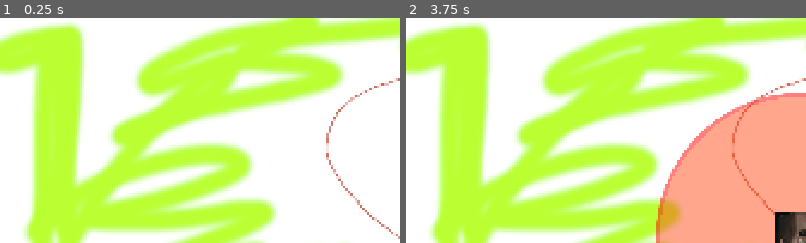
Above: before the commit, frames 1-2 (left to right).
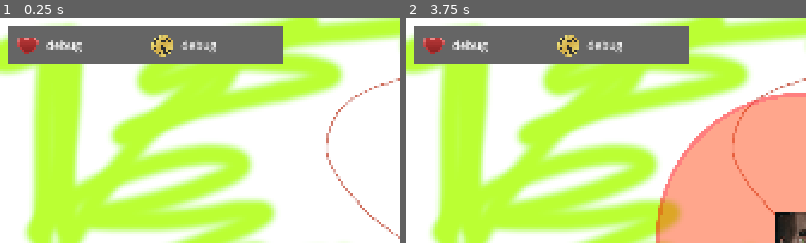
Above: after the commit, the same moments.

Repository: AstroFP/BrainRot-Tower-Defense
Game: Godot game, scene res://scenes/levels/test_level.tscn
The game is run twice, just before and just after one commit, with the same random seed, the same clock (stepped at 60 frames per second) and the same inputs.
Inputs (mouse positions are % of the whole screen's width and height, from its top left):
- Up to frame 1 (0.25 s): no input
- Up to frame 2 (3.75 s): click (99, 50) at 0.5 s; click (87, 17) at 1.27 s; click (87, 17) at 2.02 s; click (87, 17) at 2.77 s; tap Enter at 3.5 s; move the mouse to (72, 45) at 3.52 s; hold Space (play) from 3.53 s (still down); click (72, 45) at 3.67 s
The pictures show only the part of the screen within x 0-50%, y 0-50%; the shares and areas given below are measured in that part.

The runs differ from the first frame. In frame 1, 12% of the frame differs, in the area x 2-71%, y 3-21%; in frame 2, 12%.

Commit message:
feat: Add UI Manager script, Update UI setup in Game Manager, Add Resources panel to UI

Diff:
--- a/scenes/levels/test_level.tscn
+++ b/scenes/levels/test_level.tscn
@@ -1,10 +1,8 @@
-[gd_scene load_steps=10 format=3 uid="uid://bncs3ty5546u5"]
+[gd_scene load_steps=8 format=3 uid="uid://bncs3ty5546u5"]
 
 [ext_resource type="Texture2D" uid="uid://txfxh2a7blna" path="res://assets/sprites/TestBackgroundSprite.png" id="1_yautc"]
 [ext_resource type="Script" uid="uid://813n1uieffou" path="res://scripts/game_manager.gd" id="2_yautc"]
 [ext_resource type="Resource" uid="uid://cegu47iexc80f" path="res://resources/normal_difficulty.tres" id="3_48ne7"]
-[ext_resource type="PackedScene" uid="uid://dx21gmg74ok58" path="res://scenes/ui/ui.tscn" id="4_v45ci"]
-[ext_resource type="Script" uid="uid://b8mfeebciipi4" path="res://scripts/tower_placement_manager.gd" id="5_48ne7"]
 
 [sub_resource type="PlaceholderTexture2D" id="PlaceholderTexture2D_v45ci"]
 size = Vector2(1000, 1080)
@@ -73,10 +71,3 @@
 script = ExtResource("2_yautc")
 game_rules = ExtResource("3_48ne7")
 metadata/_custom_type_script = "uid://813n1uieffou"
-
-[node name="TowerPlacementManager" type="Node2D" parent="."]
-position = Vector2(1770, 0)
-script = ExtResource("5_48ne7")
-metadata/_custom_type_script = "uid://b8mfeebciipi4"
-
-[node name="UICanvas" parent="." instance=ExtResource("4_v45ci")]
--- /dev/null
+++ b/scenes/tower_placement_manager.tscn
@@ -0,0 +1,7 @@
+[gd_scene load_steps=2 format=3 uid="uid://brcndnt2jreue"]
+
+[ext_resource type="Script" uid="uid://b8mfeebciipi4" path="res://scripts/tower_placement_manager.gd" id="1_shcem"]
+
+[node name="TowerPlacementManager" type="Node2D"]
+script = ExtResource("1_shcem")
+metadata/_custom_type_script = "uid://b8mfeebciipi4"
--- a/scenes/ui/ui.tscn
+++ b/scenes/ui/ui.tscn
@@ -1,8 +1,12 @@
-[gd_scene load_steps=2 format=3 uid="uid://dx21gmg74ok58"]
+[gd_scene load_steps=5 format=3 uid="uid://dx21gmg74ok58"]
 
+[ext_resource type="Script" uid="uid://p704y804ilip" path="res://scripts/ui/ui_manager.gd" id="1_f5cxw"]
 [ext_resource type="Script" uid="uid://dp3vwacdwcwb4" path="res://scripts/buy_menu_manager.gd" id="1_u7n8c"]
+[ext_resource type="Texture2D" uid="uid://bg1rv6uagivq6" path="res://assets/sprites/ui/heart.png" id="3_g5kmx"]
+[ext_resource type="Texture2D" uid="uid://da73ihqbrou6y" path="res://assets/sprites/ui/rotcoin.png" id="4_0dwhk"]
 
 [node name="UICanvas" type="CanvasLayer"]
+script = ExtResource("1_f5cxw")
 
 [node name="UIContainer" type="AspectRatioContainer" parent="."]
 anchors_preset = 15
@@ -97,4 +101,68 @@
 size_flags_horizontal = 8
 theme_override_constants/separation = 10
 
+[node name="ResourcesPanel" type="MarginContainer" parent="UIContainer/UI"]
+custom_minimum_size = Vector2(700, 75)
+layout_mode = 1
+offset_right = 40.0
+offset_bottom = 40.0
+theme_override_constants/margin_left = 20
+theme_override_constants/margin_top = 20
+theme_override_constants/margin_right = 20
+theme_override_constants/margin_bottom = 20
+
+[node name="ResourcesPanelBg" type="ColorRect" parent="UIContainer/UI/ResourcesPanel"]
+layout_mode = 2
+color = Color(0.396889, 0.396889, 0.396889, 1)
+
+[node name="ResourcesPanelItems" type="HBoxContainer" parent="UIContainer/UI/ResourcesPanel"]
+layout_mode = 2
+
+[node name="HealthDisplayPanel" type="MarginContainer" parent="UIContainer/UI/ResourcesPanel/ResourcesPanelItems"]
+custom_minimum_size = Vector2(320, 0)
+layout_mode = 2
+theme_override_constants/margin_left = 20
+theme_override_constants/margin_top = 20
+theme_override_constants/margin_right = 20
+theme_override_constants/margin_bottom = 20
+
+[node name="HealthDisplayPanelItems" type="HBoxContainer" parent="UIContainer/UI/ResourcesPanel/ResourcesPanelItems/HealthDisplayPanel"]
+layout_mode = 2
+theme_override_constants/separation = 20
+
+[node name="HealthIcon" type="TextureRect" parent="UIContainer/UI/ResourcesPanel/ResourcesPanelItems/HealthDisplayPanel/HealthDisplayPanelItems"]
+custom_minimum_size = Vector2(50, 50)
+layout_mode = 2
+texture = ExtResource("3_g5kmx")
+expand_mode = 1
+stretch_mode = 5
+
+[node name="HealthCount" type="Label" parent="UIContainer/UI/ResourcesPanel/ResourcesPanelItems/HealthDisplayPanel/HealthDisplayPanelItems"]
+layout_mode = 2
+theme_override_font_sizes/font_size = 28
+text = "debug"
+
+[node name="MoneyDisplayPanel" type="MarginContainer" parent="UIContainer/UI/ResourcesPanel/ResourcesPanelItems"]
+custom_minimum_size = Vector2(320, 0)
+layout_mode = 2
+theme_override_constants/margin_left = 20
+theme_override_constants/margin_top = 20
+theme_override_constants/margin_right = 20
+theme_override_constants/margin_bottom = 20
+
+[node name="MoneyDisplayPanelItems" type="HBoxContainer" parent="UIContainer/UI/ResourcesPanel/ResourcesPanelItems/MoneyDisplayPanel"]
+layout_mode = 2
+theme_override_constants/separation = 20
+
+[node name="MoneyIcon" type="TextureRect" parent="UIContainer/UI/ResourcesPanel/ResourcesPanelItems/MoneyDisplayPanel/MoneyDisplayPanelItems"]
+custom_minimum_size = Vector2(50, 50)
+layout_mode = 2
+texture = ExtResource("4_0dwhk")
+expand_mode = 1
+
+[node name="MoneyCount" type="Label" parent="UIContainer/UI/ResourcesPanel/ResourcesPanelItems/MoneyDisplayPanel/MoneyDisplayPanelItems"]
+layout_mode = 2
+theme_override_font_sizes/font_size = 28
+text = "debug"
+
 [connection signal="pressed" from="UIContainer/UI/TowerBuyMenuWrapper/ToggleTowerBuyMenuBtn" to="UIContainer/UI/TowerBuyMenuWrapper" method="_on_toggle_tower_buy_menu_btn_pressed"]
--- a/scripts/game_manager.gd
+++ b/scripts/game_manager.gd
@@ -21,7 +21,13 @@
 
 var rng := RandomNumberGenerator.new()
 
-@onready var ui_canvas = $"../UICanvas"
+# ui
+var ui_scene = preload("res://scenes/ui/ui.tscn")
+var ui: UIManager
+
+# tower placement manager
+var tower_placement_manager_component = preload("res://scenes/tower_placement_manager.tscn")
+var tower_placement_manager : TowerPlacementManager
 
 func _ready():
 	for path in get_parent().get_children():
@@ -31,8 +37,10 @@
 	if paths.is_empty():
 		printerr("No paths set on the level!")
 
-	# give ui available towers
-	ui_canvas.find_child("TowerBuyMenuWrapper").towers = game_rules.available_towers
+	# setup the game level
+	setup_game_level()
+
+	#
 
 func _physics_process(_delta):
 	if current_wave <= max_waves:
@@ -51,7 +59,6 @@
 
 	if all_paths_empty && !wave_spawning_in_progress:
 		wave_in_progress = false
-
 
 
 func spawn_wave(wave_num):
@@ -86,3 +93,17 @@
 			patterns[len(patterns)-1].append([enemy_number,type])
 
 	return patterns
+
+func setup_ui():
+	ui = ui_scene.instantiate()
+	ui.find_child("TowerBuyMenuWrapper").towers = game_rules.available_towers
+	add_child(ui)
+
+func setup_tower_placement_manager():
+	tower_placement_manager = tower_placement_manager_component.instantiate()
+	tower_placement_manager.ui = ui
+	add_child(tower_placement_manager)
+
+func setup_game_level():
+	setup_ui()
+	setup_tower_placement_manager()
--- a/scripts/tower_placement_manager.gd
+++ b/scripts/tower_placement_manager.gd
@@ -1,7 +1,5 @@
 class_name TowerPlacementManager
 extends Node2D
-
-@onready var ui_canvas = $"../UICanvas"
 
 # parameters and flags for screen input
 var is_touching_inside_play_area := false
@@ -20,17 +18,22 @@
 var spawned_tower: Tower
 var is_tower_ready_to_spawn = false
 
+var screen_rect : Rect2
+
+var ui: UIManager
 var tower_buy_menu: MarginContainer
 var playable_area: MarginContainer
 var toggle_buy_menu_btn: Button
 
-var screen_rect : Rect2
+func _ready():
 
-func _ready():
-	tower_buy_menu = ui_canvas.find_child("TowerBuyMenu")
-	playable_area = ui_canvas.find_child("PlayableArea")
-	toggle_buy_menu_btn = ui_canvas.find_child("ToggleTowerBuyMenuBtn")
-	ui_canvas.find_child("TowerBuyMenuWrapper").connect("selected_tower",_on_selected_tower)
+	# link ui elements
+	tower_buy_menu = ui.find_child("TowerBuyMenu")
+	playable_area = ui.find_child("PlayableArea")
+	toggle_buy_menu_btn = ui.find_child("ToggleTowerBuyMenuBtn")
+
+	# connect selected tower signal
+	ui.find_child("TowerBuyMenuWrapper").connect("selected_tower",_on_selected_tower)
 
 	# calculate side margins for clamping tower placement
 	var playable_screen_aspect_ratio := 16.0/9.0
--- /dev/null
+++ b/scripts/ui/ui_manager.gd
@@ -0,0 +1,12 @@
+class_name UIManager
+extends CanvasLayer
+
+
+# Called when the node enters the scene tree for the first time.
+func _ready():
+	pass # Replace with function body.
+
+
+# Called every frame. 'delta' is the elapsed time since the previous frame.
+func _process(delta):
+	pass
Binary file added: assets/sprites/ui/heart.png
Not shown, added: assets/sprites/ui/heart.png.import
Binary file added: assets/sprites/ui/rotcoin.png
Not shown, added: assets/sprites/ui/rotcoin.png.import
Not shown, added: scripts/ui/ui_manager.gd.uid
